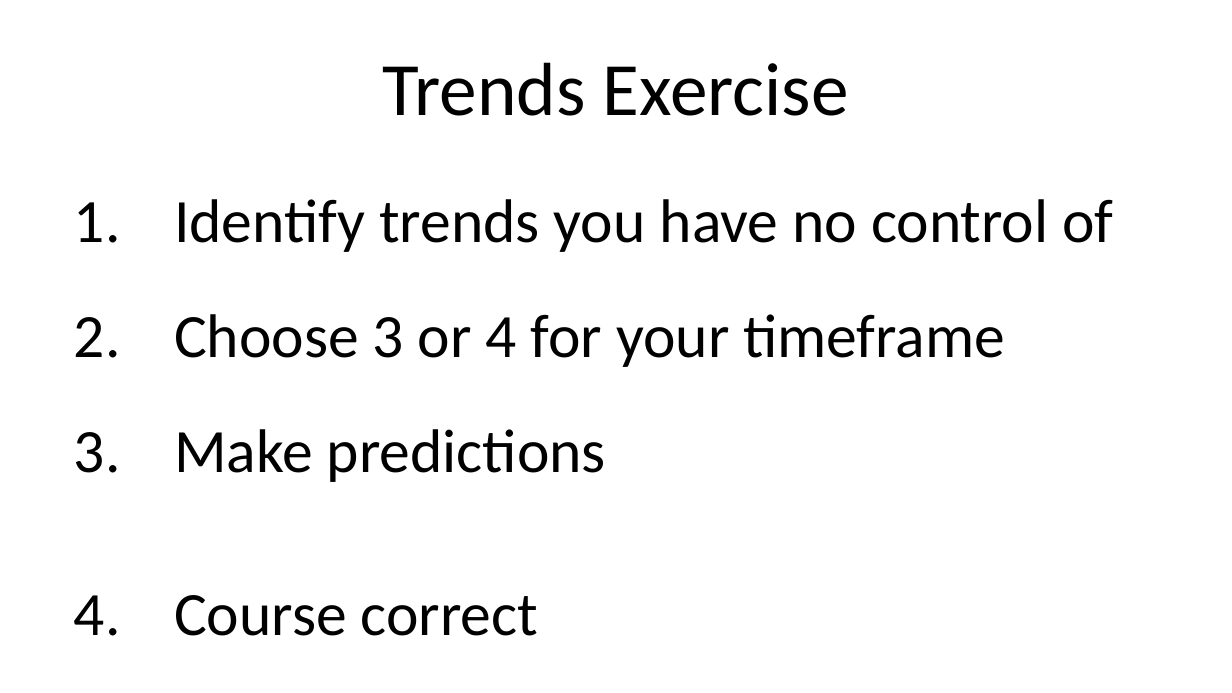
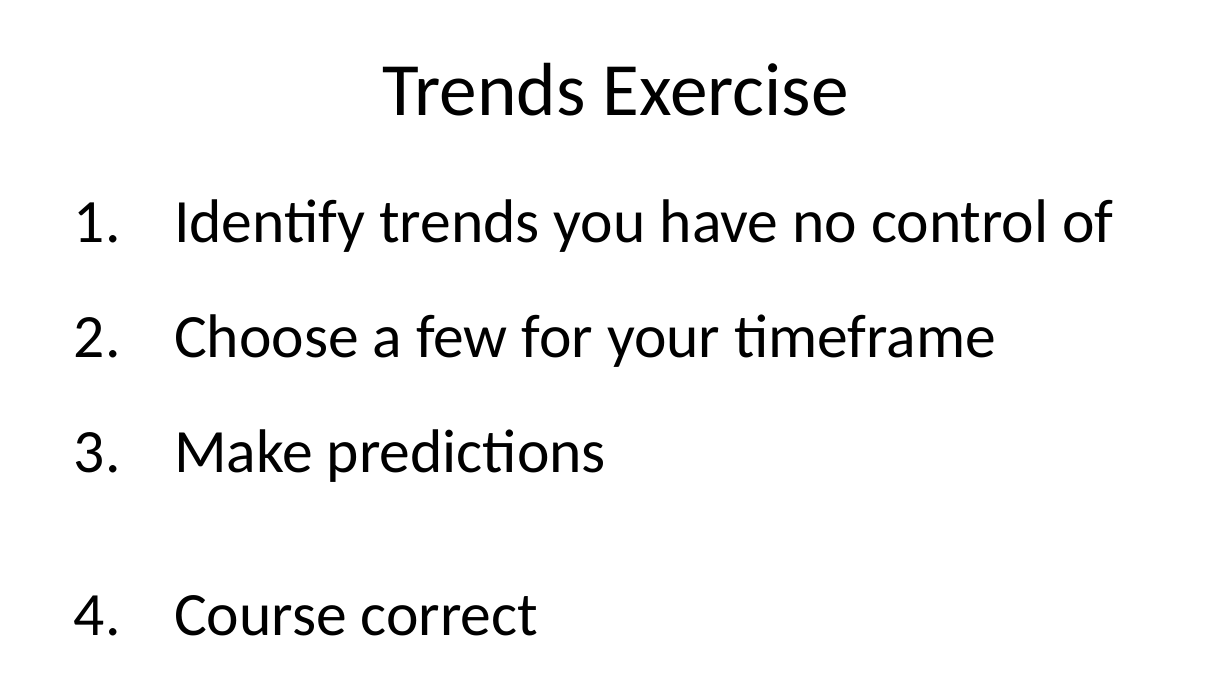
Before and after one commit to boydm/presentations, a slide deck: slide 5 of fmx_2015.16x9.pptx. Drawn at 1232x693 pixels with LibreOffice and Linux fonts; fonts in the diff are those of the drawing. Boxes give left, top, right and bottom in pixels: in the first picture for what was removed or moved away, otherwise in the second. Text is boxed around its words. In the diff, an @@ line names an element or a change of style, - is before the commit and + after.

```diff
--- a/fmx_2015.16x9.pptx
+++ b/fmx_2015.16x9.pptx
@@ text at [174,314,996,367]: text changed @@
-2. Choose 3 or 4 for your timeframe
+2. Choose a few for your timeframe
```
Also in this commit, not shown: 1 slide added.
